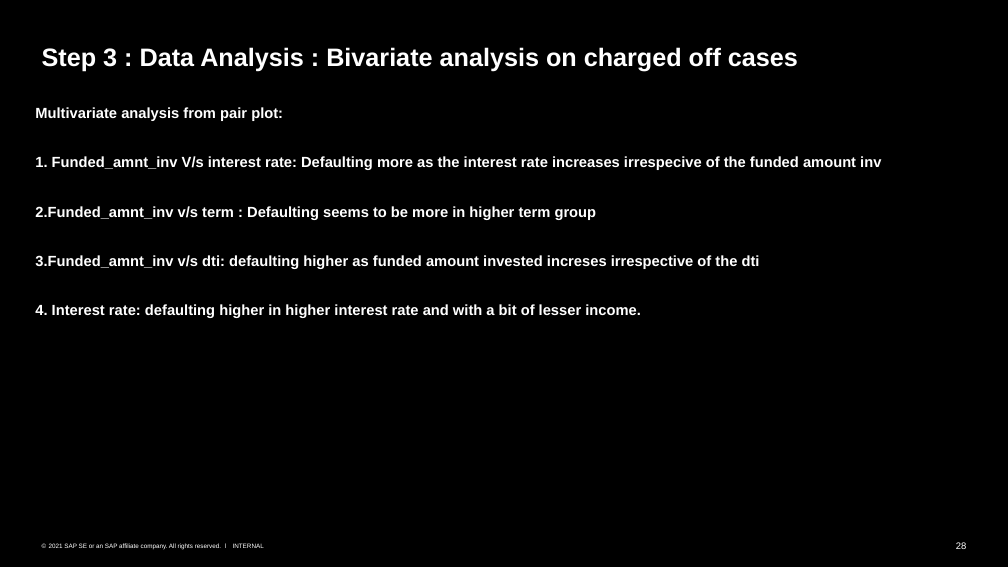
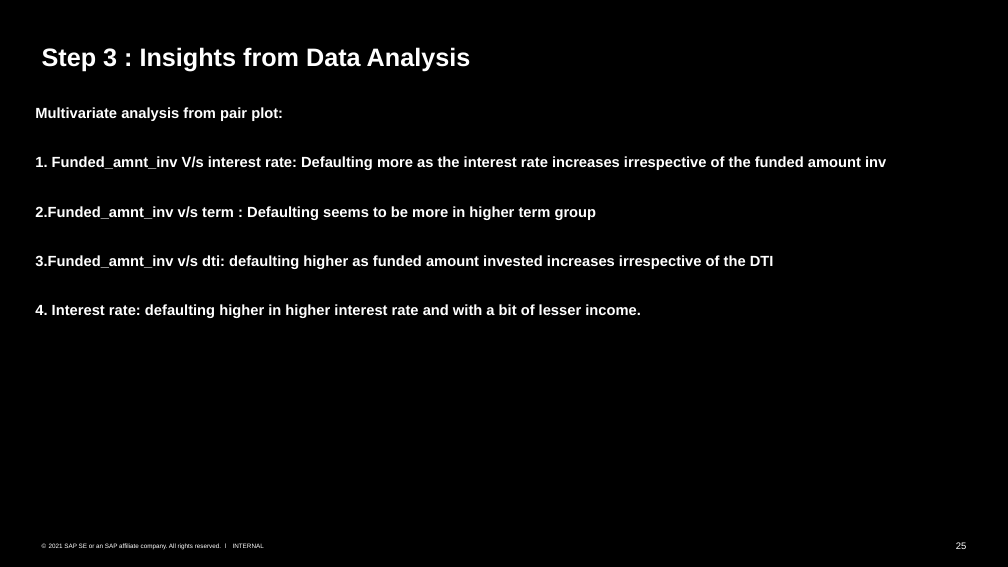
Before and after one commit to Monika1244/Lending_Club_Case_Study, a slide deck: slide 25 of Lending_Club_Case_Study.pptx (slide 28 before the commit). Drawn at 1008x567 pixels with LibreOffice and Linux fonts; fonts in the diff are those of the drawing. Boxes give left, top, right and bottom in pixels: in the first picture for what was removed or moved away, otherwise in the second. Text is boxed around its words. In the diff, an @@ line names an element or a change of style, - is before the commit and + after.

```diff
--- a/Lending_Club_Case_Study.pptx
+++ b/Lending_Club_Case_Study.pptx
@@ title at (x1=42, y1=47, x2=471, y2=72): text changed @@
-Step 3 : Data Analysis : Bivariate analysis on charged off cases
+Step 3 : Insights from Data Analysis
@@ text at (x1=35, y1=156, x2=886, y2=170): text changed @@
-1. Funded_amnt_inv V/s interest rate: Defaulting more as the interest rate increases irrespecive of the funded amount inv
+1. Funded_amnt_inv V/s interest rate: Defaulting more as the interest rate increases irrespective of the funded amount inv
@@ text at (x1=35, y1=255, x2=774, y2=269): text changed @@
-3.Funded_amnt_inv v/s dti: defaulting higher as funded amount invested increses irrespective of the dti
+3.Funded_amnt_inv v/s dti: defaulting higher as funded amount invested increases irrespective of the DTI
```
Also in this commit, not shown: 19 other slides changed, 2 slides removed.
